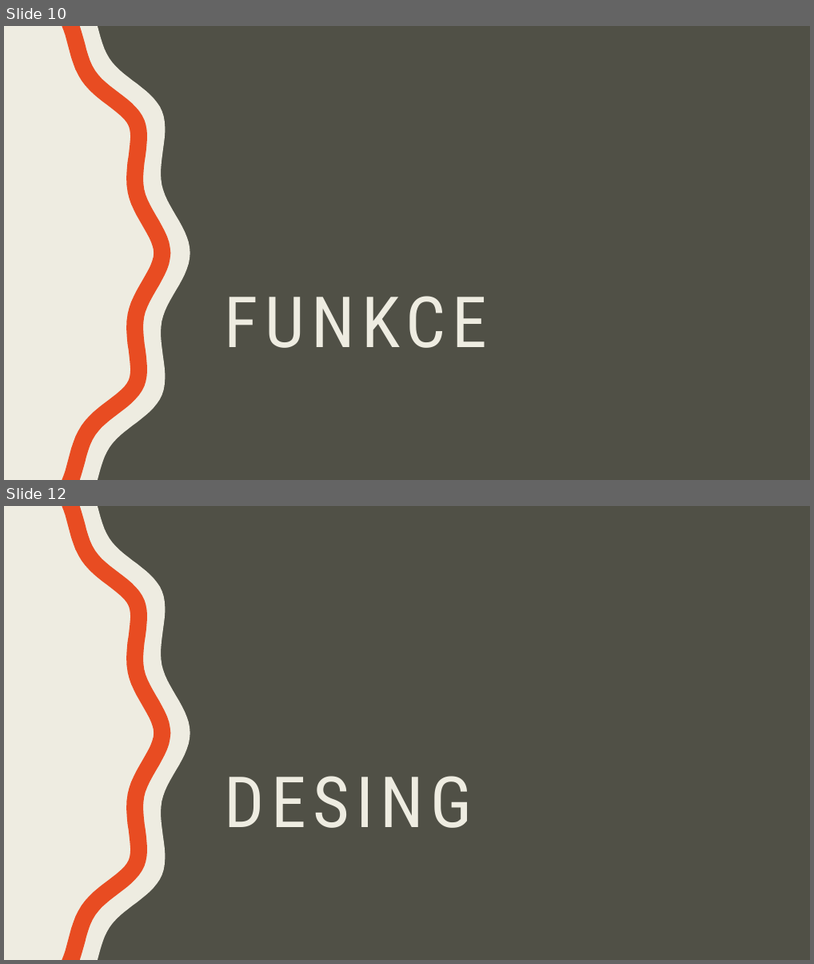
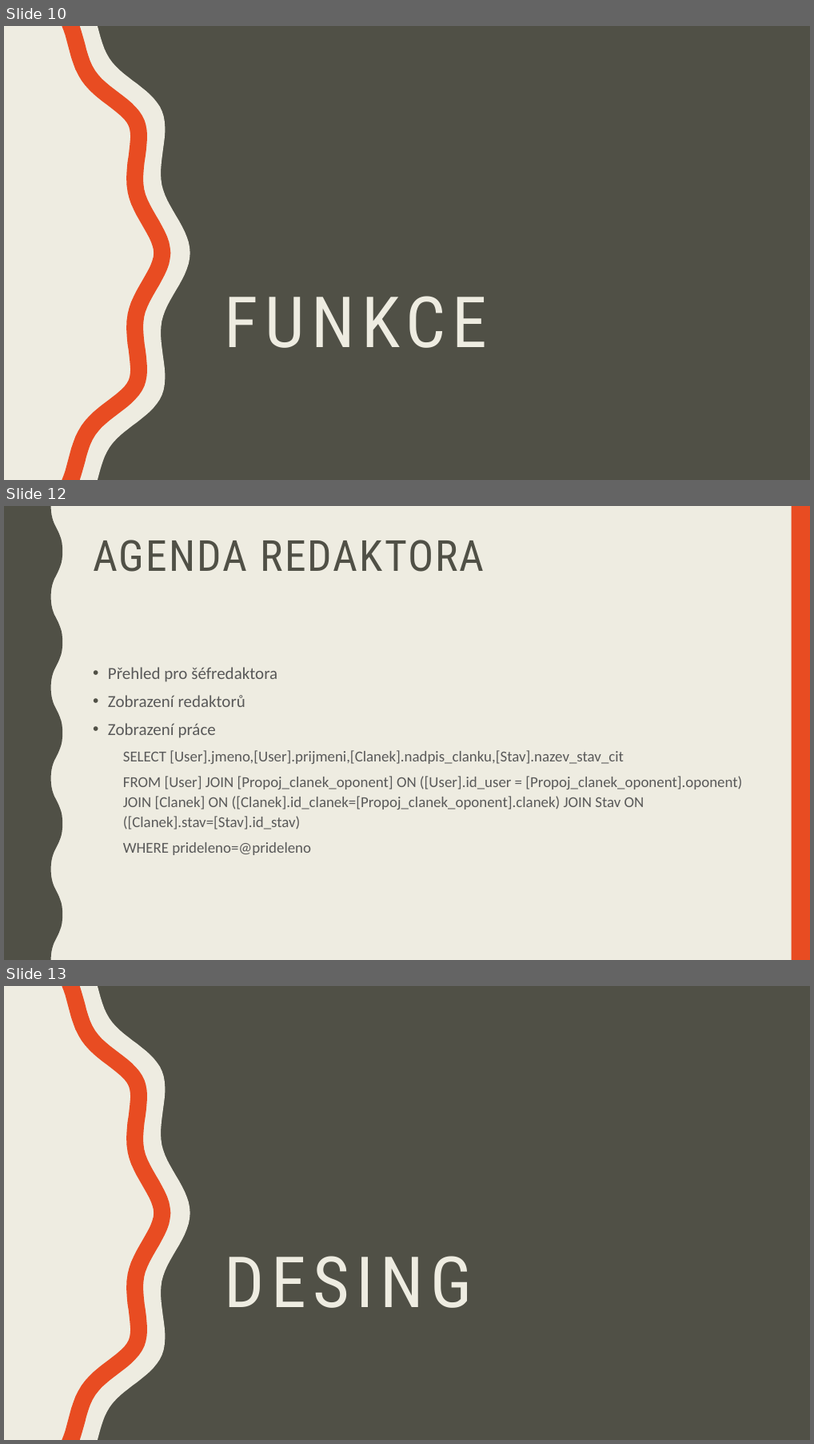
Before and after one commit to hruska07/Apollo13, a slide deck: docs/Apollo 13 - Logos Polytechnikos.pptx. Shown one above the other, each under a label of ours: slides 10 and 12 before the commit, slides 10, 12 and 13 after it; the slides between them are not shown. The pictures are 814x964 and 814x1444 pixels, drawn with LibreOffice and Linux fonts; fonts in the diff are those of the drawing. Boxes give left, top, right and bottom in pixels: in the first picture for what was removed or moved away, otherwise in the second. Text is boxed around its words. In the diff, an @@ line names an element or a change of style, - is before the commit and + after.

```diff
--- a/docs/Apollo 13 - Logos Polytechnikos.pptx
+++ b/docs/Apollo 13 - Logos Polytechnikos.pptx
@@ slide 12 added at [4,506,810,960], background #EEECE1 @@
@@ freeform shape added at [4,506,62,960], fill #505046 @@
@@ rectangle added at [792,506,810,960], fill #E84C22 @@
@@ title added at [93,540,485,572], 51 pt, text #505046 @@
+AGENDA REDAKTORA
@@ text added at [108,667,742,855], 18 pt, text #595959 @@
+• Přehled pro šéfredaktora
+• Zobrazení redaktorů
+• Zobrazení práce
+  SELECT [User].jmeno,[User].prijmeni,[Clanek].nadpis_clanku,[Stav].nazev_stav_cit
+  FROM [User] JOIN [Propoj_clanek_oponent] ON ([User].id_user = [Propoj_clanek_oponent].oponent) JOIN [Clanek] ON ([Clanek].id_clanek=[Propoj_clanek_oponent].clanek) JOIN Stav ON ([Clanek].stav=[Stav].id_stav)
+  WHERE prideleno=@prideleno
@@ what was slide 12 is now slide 13 @@
```
Also in this commit, not shown: 1 other slide added, 1 slide removed, 2 other files.
